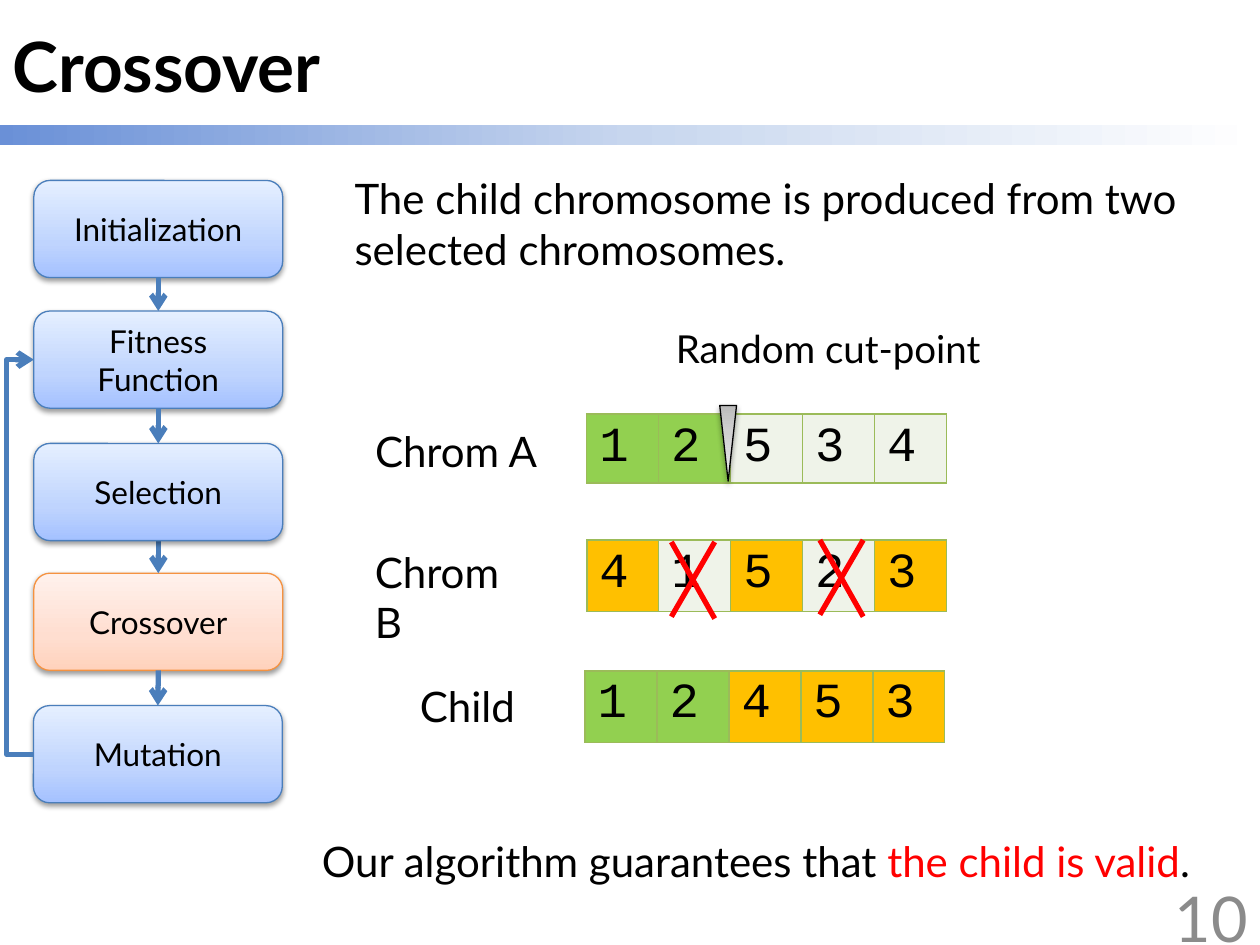
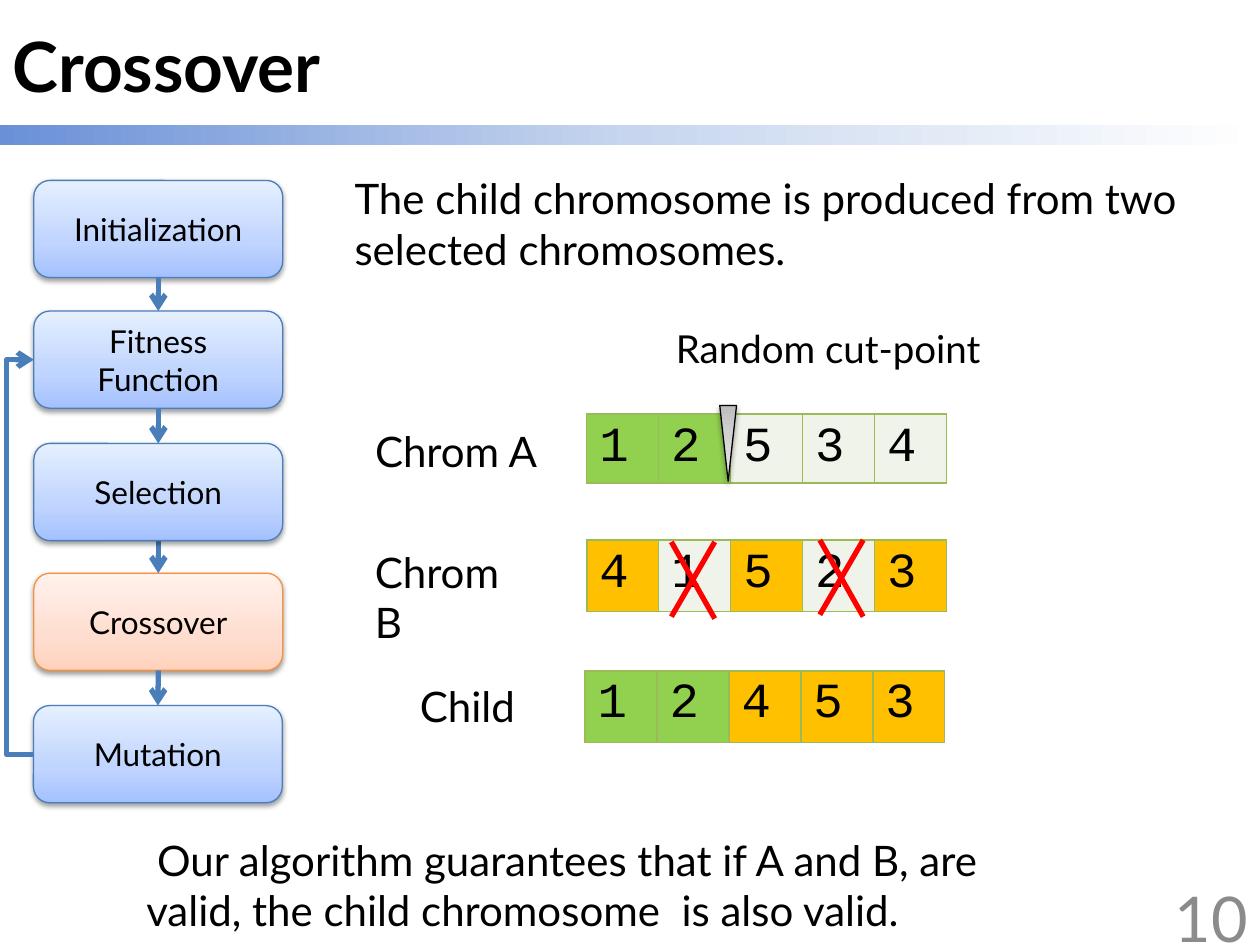
Before and after one commit to scomup/Genetic_Scheduler, a slide deck: slide 10 of ppt.pptx. Drawn at 1260x945 pixels with LibreOffice and Linux fonts; fonts in the diff are those of the drawing. Boxes give left, top, right and bottom in pixels: in the first picture for what was removed or moved away, otherwise in the second. Text is boxed around its words. In the diff, an @@ line names an element or a change of style, - is before the commit and + after.

```diff
--- a/ppt.pptx
+++ b/ppt.pptx
@@ text at <box>146,845,977,932</box>: text changed @@
-Our algorithm guarantees that the child is valid.
+Our algorithm guarantees that if A and B, are valid, the child chromosome is also valid.
```
Also in this commit, not shown: 5 other slides changed.
